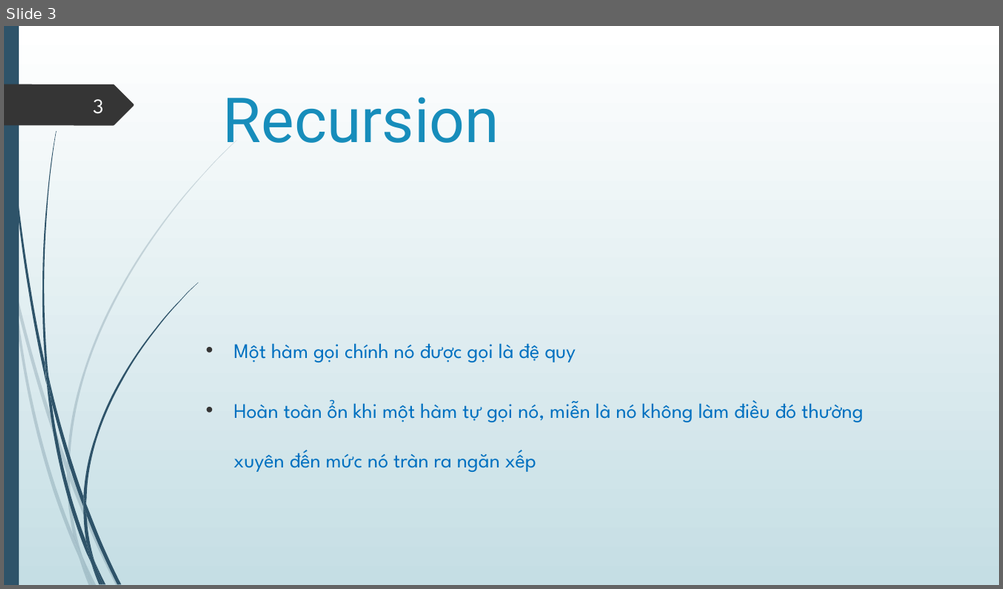
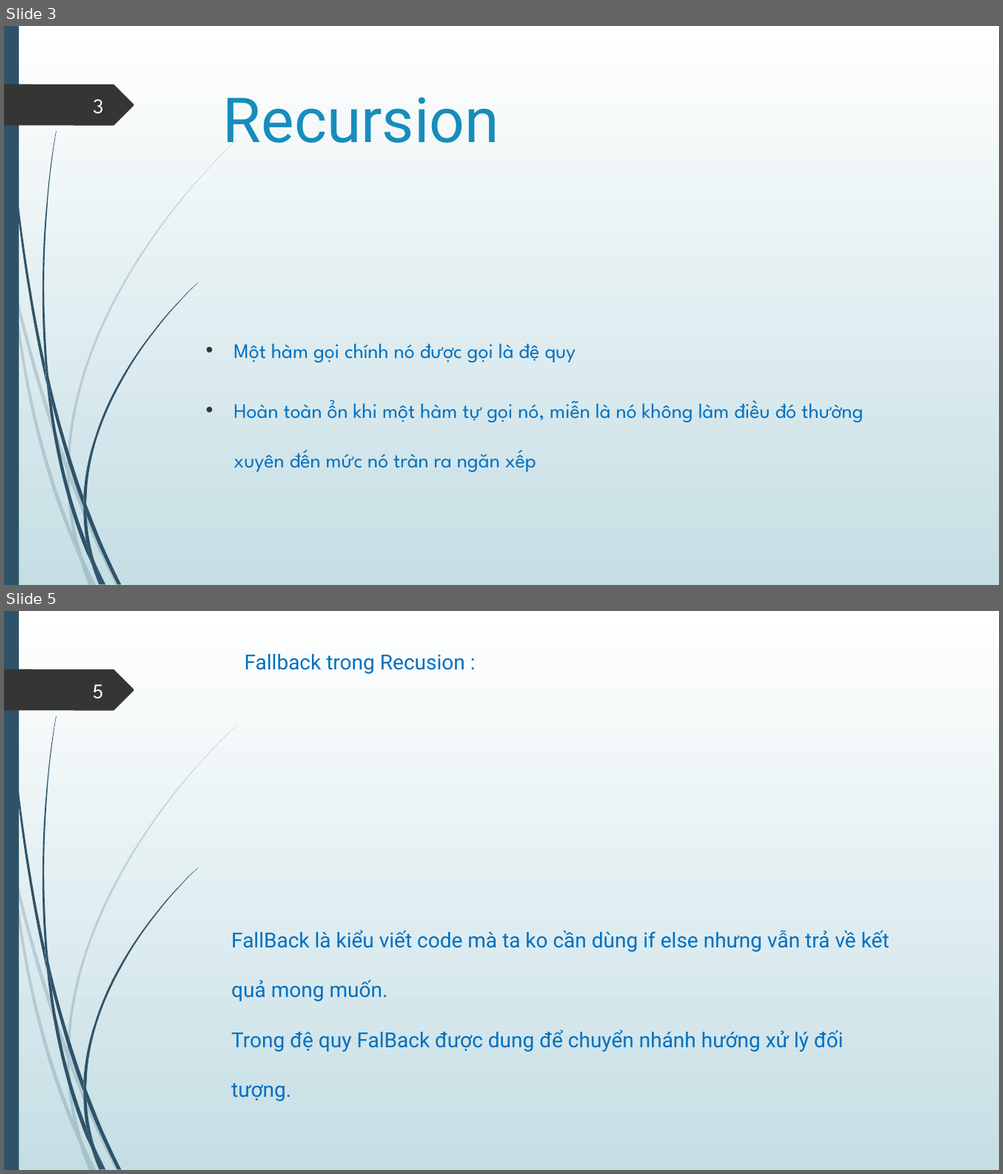
Before and after one commit to lionheartmettle/Bai-Tap-JS-TungNT72-, a slide deck: Slide/TungNT72.pptx. Shown one above the other, each under a label of ours: slide 3 before the commit, slides 3 and 5 after it; the slides between them are not shown. The pictures are 1003x589 and 1003x1174 pixels, drawn with LibreOffice and Linux fonts; fonts in the diff are those of the drawing. Boxes give left, top, right and bottom in pixels: in the first picture for what was removed or moved away, otherwise in the second. Text is boxed around its words. In the diff, an @@ line names an element or a change of style, - is before the commit and + after.

```diff
--- a/Slide/TungNT72.pptx
+++ b/Slide/TungNT72.pptx
@@ slide 5 added at (4,611,999,1170), background gradient #FFFFFF to #C5DEE5; not listed: 24 template elements that a slide beside it also shows @@
@@ text added at (244,654,465,674), 20 pt, text #0070C0 @@
+Fallback trong Recusion :
@@ page number added at (93,684,104,699), 20 pt, text #FEFFFF @@
+5
@@ text added at (231,930,889,1102), 20 pt, text #0070C0 @@
+FallBack là kiểu viết code mà ta ko cần dùng if else nhưng vẫn trả về kết
+quả mong muốn.
+Trong đệ quy FalBack được dung để chuyển nhánh hướng xử lý đối tượng.
```
Also in this commit, not shown: 1 slide changed, 4 other slides added, 10 other files.
